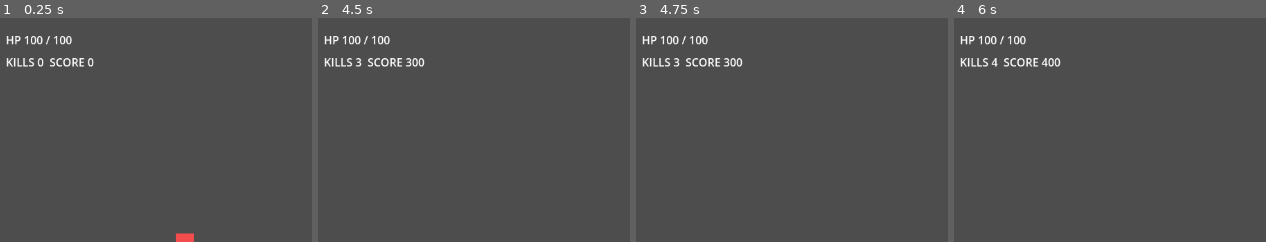
Above: before the commit, frames 1-4 (left to right).
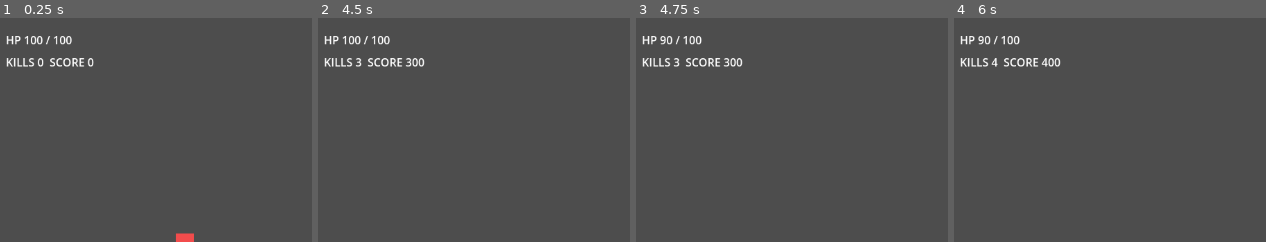
Above: after the commit, the same moments.

Repository: alsdmlals4-eng/ninja-survival-godot
Game: Godot game, scene res://scenes/main/main_scene.tscn
Two runs of this game, one before a commit and one after it. Both use one fixed random seed, a clock stepped at 60 frames per second and the inputs below. The project has no main scene, so this scene is started directly.
Inputs:
- Up to frame 1 (0.25 s): no input
- Up to frame 2 (4.5 s): tap Enter (ui_accept) at 0.5, 0.77, 1.52, 3.02, 3.77 s; hold Right (ui_right) 0.53-1.28 s; hold Down (ui_down) 1.28-2.03 s; hold Right (ui_right) 2.03-2.78 s; hold Up (ui_up) 2.78-3.53 s; hold Left (ui_left) from 3.53 s (still down)
- Up to frame 3 (4.75 s): keep holding Left (ui_left); tap Enter (ui_accept) at 4.52 s
- Up to frame 4 (6 s): tap Enter (ui_accept) at 5 s; release Left (ui_left) at 5.03 s; hold Down (ui_down) 5.03-5.78 s; hold Right (ui_right) from 5.78 s (still down)
The pictures show only the part of the screen within x 0-50%, y 0-50%; the shares and areas given below are measured in that part.

Frames 1-2 are identical in both runs. In frame 3, 0.3% of the frame differs, in the area x 7-24%, y 8-13%; in frame 4, 0.3%.

Commit message:
fix: apply contact damage from physics collision

Diff:
--- a/scripts/enemies/enemy_chaser.gd
+++ b/scripts/enemies/enemy_chaser.gd
@@ -39,7 +39,7 @@
 	else:
 		velocity = Vector2.ZERO
 
-	if offset.length_squared() <= contact_range * contact_range:
+	if _is_touching_target() or offset.length_squared() <= contact_range * contact_range:
 		_try_contact_damage()
 
 
@@ -62,6 +62,14 @@
 	return _dead
 
 
+func _is_touching_target() -> bool:
+	for collision_index in range(get_slide_collision_count()):
+		var collision := get_slide_collision(collision_index)
+		if collision.get_collider() == target:
+			return true
+	return false
+
+
 func _try_contact_damage() -> void:
 	if _contact_cooldown_remaining > 0.0:
 		return
